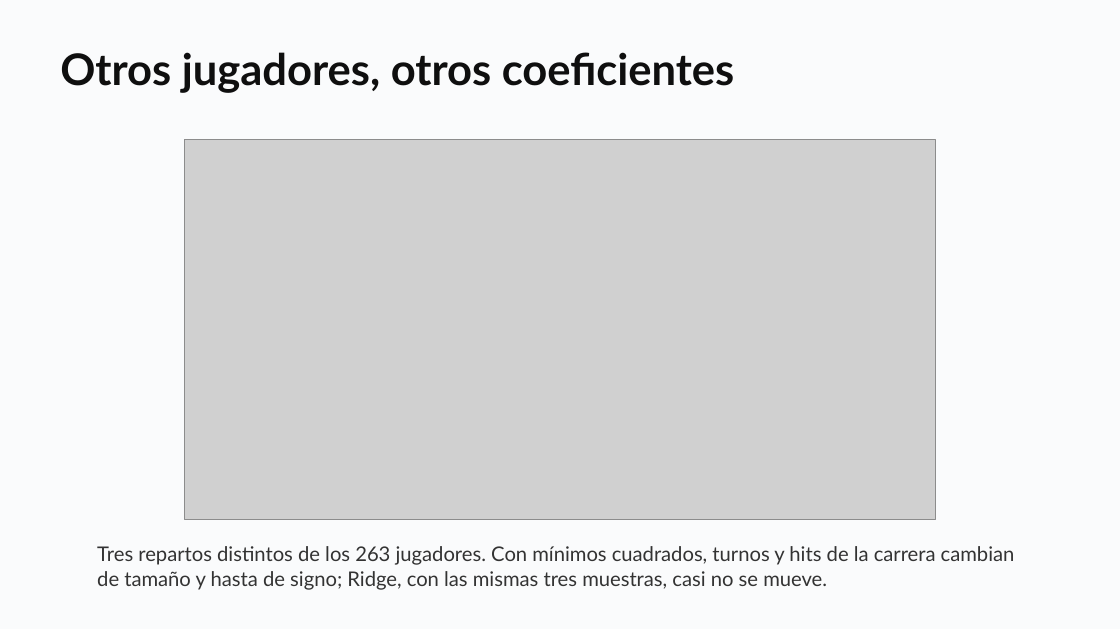
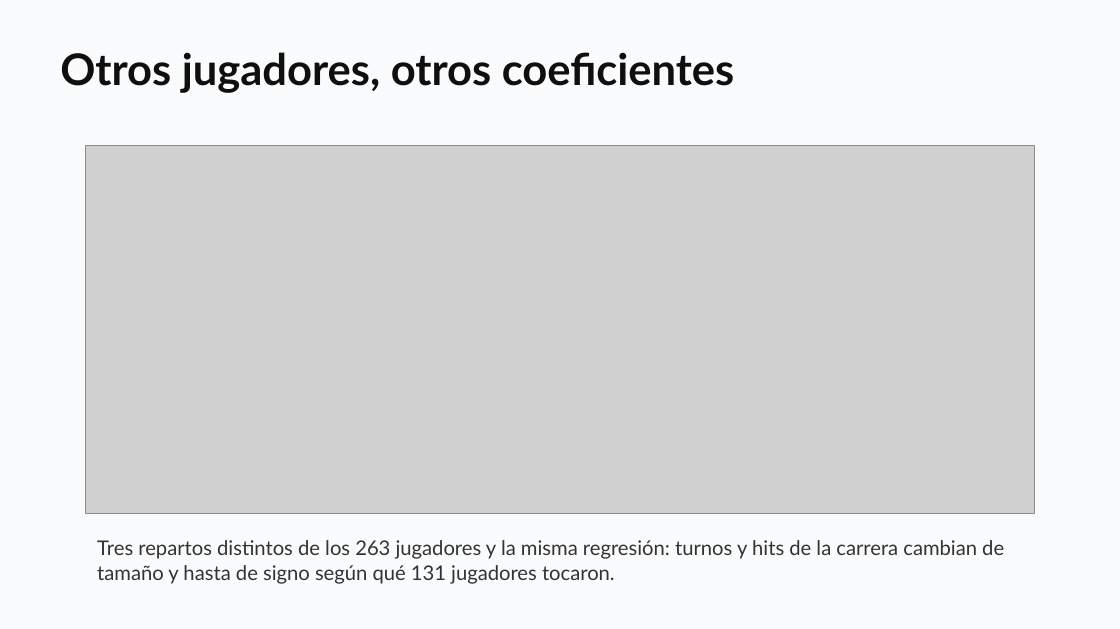
Before and after one commit to daniopitz/diplomado-cdd, a slide deck: slide 39 of presentaciones/clase07_evaluar_regularizar.pptx. Drawn at 1120x629 pixels with LibreOffice and Linux fonts; fonts in the diff are those of the drawing; grey boxes stand for pictures. Boxes give left, top, right and bottom in pixels: in the first picture for what was removed or moved away, otherwise in the second. Text is boxed around its words. In the diff, an @@ line names an element or a change of style, - is before the commit and + after.

```diff
--- a/presentaciones/clase07_evaluar_regularizar.pptx
+++ b/presentaciones/clase07_evaluar_regularizar.pptx
@@ picture: place and size @@
-picture at bbox=[185, 140, 935, 520]
+picture at bbox=[85, 146, 1034, 513]
@@ text at bbox=[97, 540, 1004, 584]: text changed @@
-Tres repartos distintos de los 263 jugadores. Con mínimos cuadrados, turnos y hits de la carrera cambian de tamaño y hasta de signo; Ridge, con las mismas tres muestras, casi no se mueve.
+Tres repartos distintos de los 263 jugadores y la misma regresión: turnos y hits de la carrera cambian de tamaño y hasta de signo según qué 131 jugadores tocaron.
```
Also in this commit, not shown: 1 other slide changed, 1 slide removed, 1 other file.
